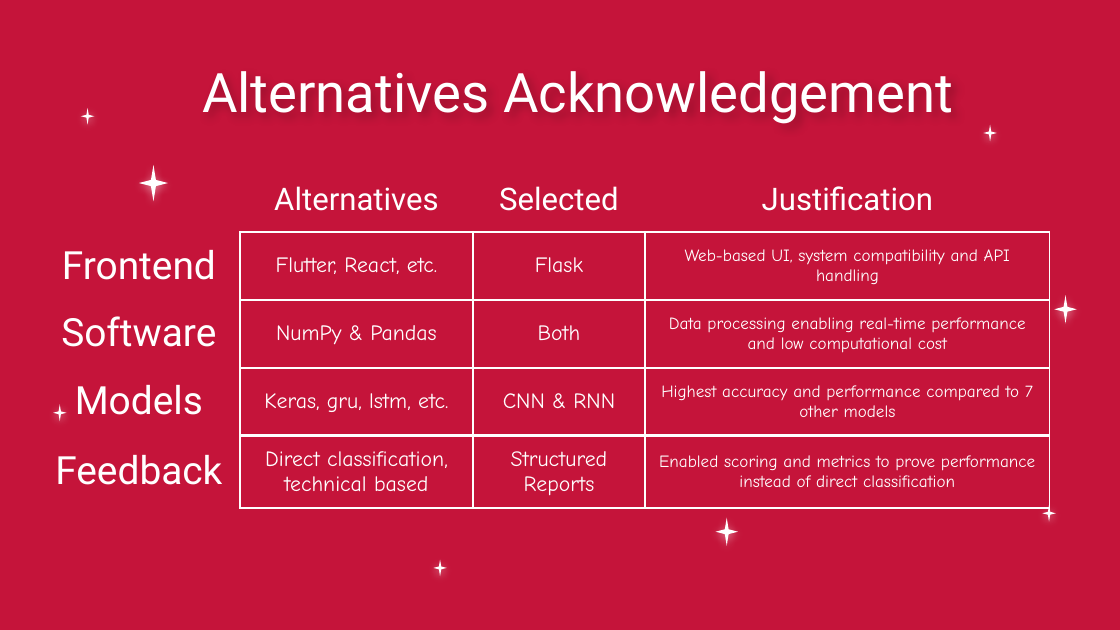
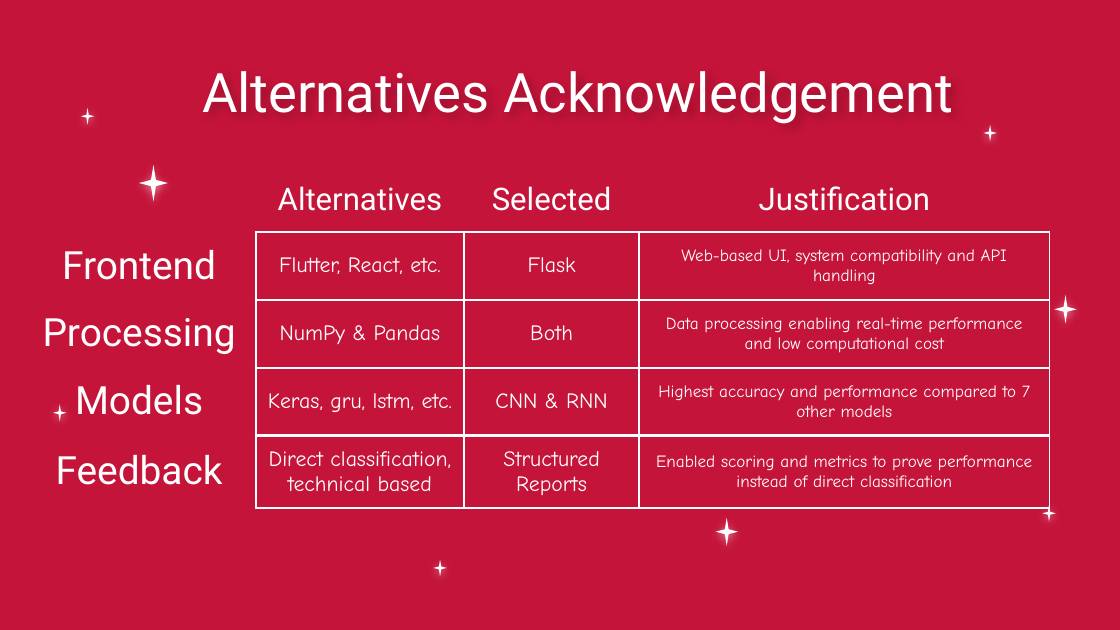
Before and after one commit to MiraPhilip12/Graduation_Project_ESLSCA, a slide deck: slide 18 of Milestone 4/Graduation_Project_Milestone4.pptx (slide 14 before the commit). Drawn at 1120x630 pixels with LibreOffice and Linux fonts; fonts in the diff are those of the drawing; background and template pictures are left out. Boxes give left, top, right and bottom in pixels: in the first picture for what was removed or moved away, otherwise in the second. Text is boxed around its words. In the diff, an @@ line names an element or a change of style, - is before the commit and + after.

```diff
--- a/Milestone 4/Graduation_Project_Milestone4.pptx
+++ b/Milestone 4/Graduation_Project_Milestone4.pptx
@@ table at (22,168,1049,514) @@
-row 3, column 1: Software
+row 3, column 1: Processing
@@ table: place and size @@
-table at (38,168,1052,514)
+table at (22,168,1049,514)
```
Also in this commit, not shown: 2 other slides changed, 9 slides added, 12 slides removed.
